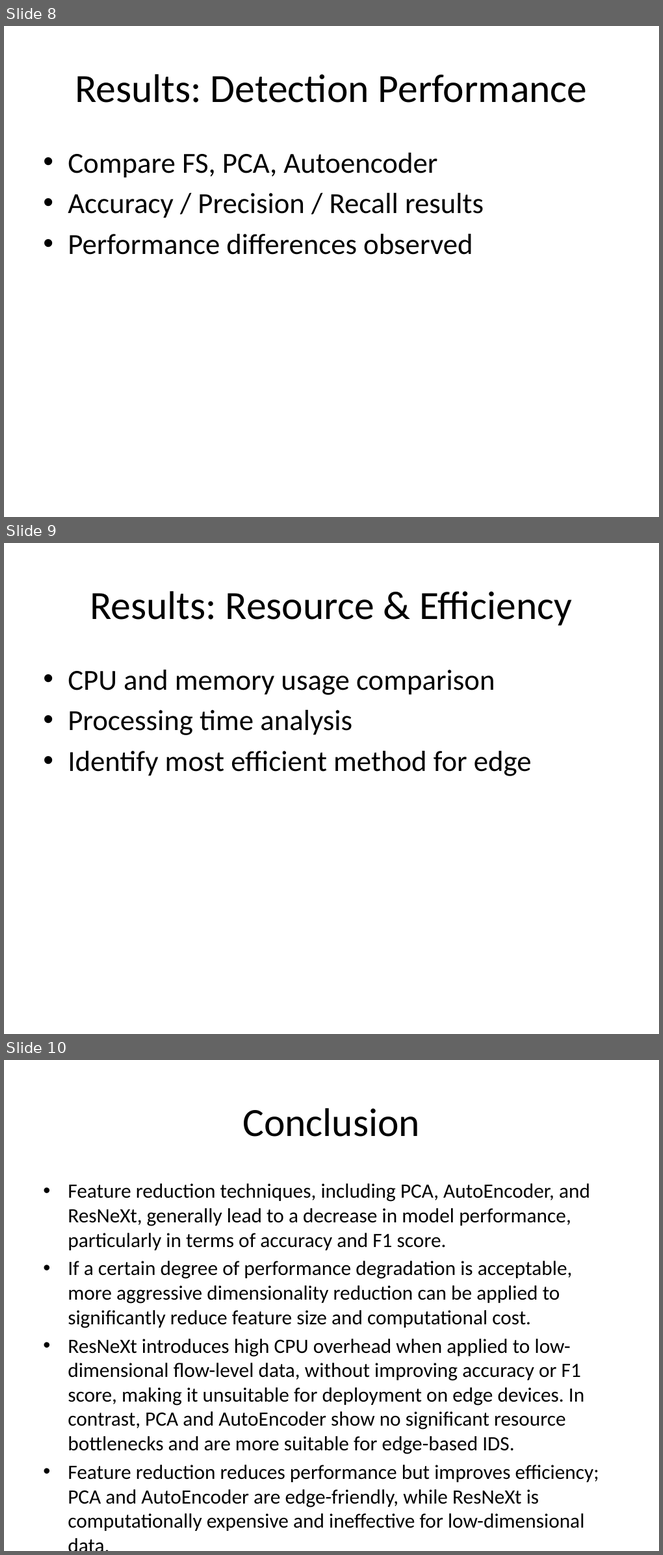
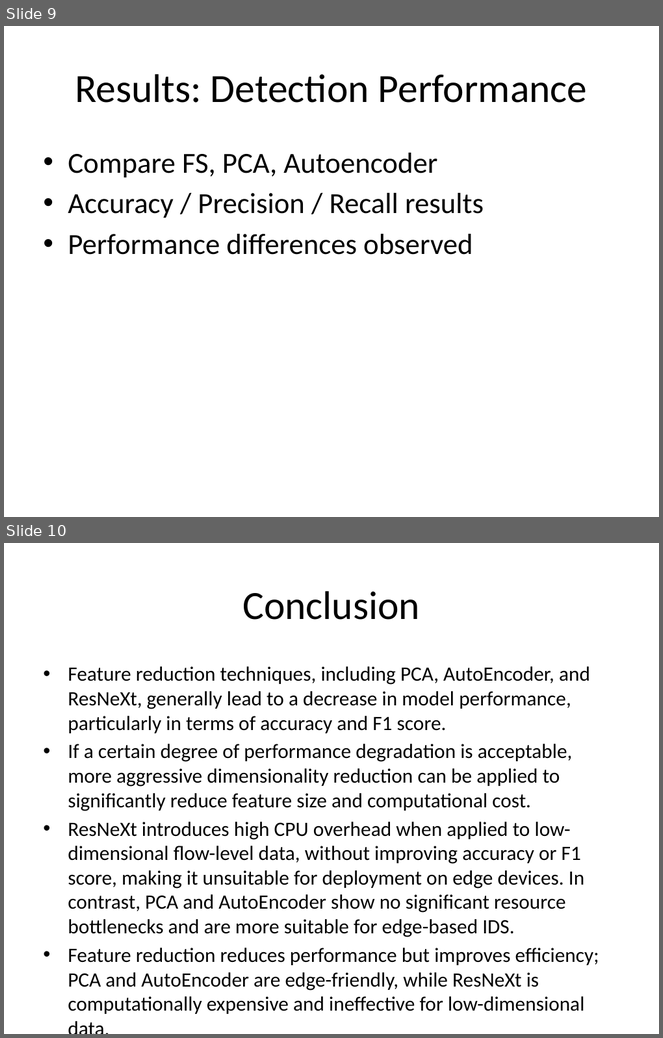
Before and after one commit to YMa10-ACS/Edge-IDS-Framework, a slide deck: Presentation/IoMT_IDS_Presentation.pptx. Shown one above the other, each under a label of ours: slides 8, 9 and 10 before the commit, slides 9 and 10 after it. The pictures are 663x1555 and 663x1038 pixels, drawn with LibreOffice and Linux fonts; fonts in the diff are those of the drawing. Boxes give left, top, right and bottom in pixels: in the first picture for what was removed or moved away, otherwise in the second. Text is boxed around its words. In the diff, an @@ line names an element or a change of style, - is before the commit and + after.

```diff
--- a/Presentation/IoMT_IDS_Presentation.pptx
+++ b/Presentation/IoMT_IDS_Presentation.pptx
@@ slide 9 removed at (x1=4, y1=543, x2=659, y2=1034), background #FFFFFF @@
@@ title removed at (x1=90, y1=591, x2=573, y2=626) @@
-Results: Resource & Efficiency
@@ text removed at (x1=68, y1=670, x2=532, y2=776) @@
-• CPU and memory usage comparison
-• Processing time analysis
-• Identify most efficient method for edge
@@ what was slide 8 is now slide 9 @@
```
Also in this commit, not shown: 2 slides changed, 1 slide added, 11 other files.
